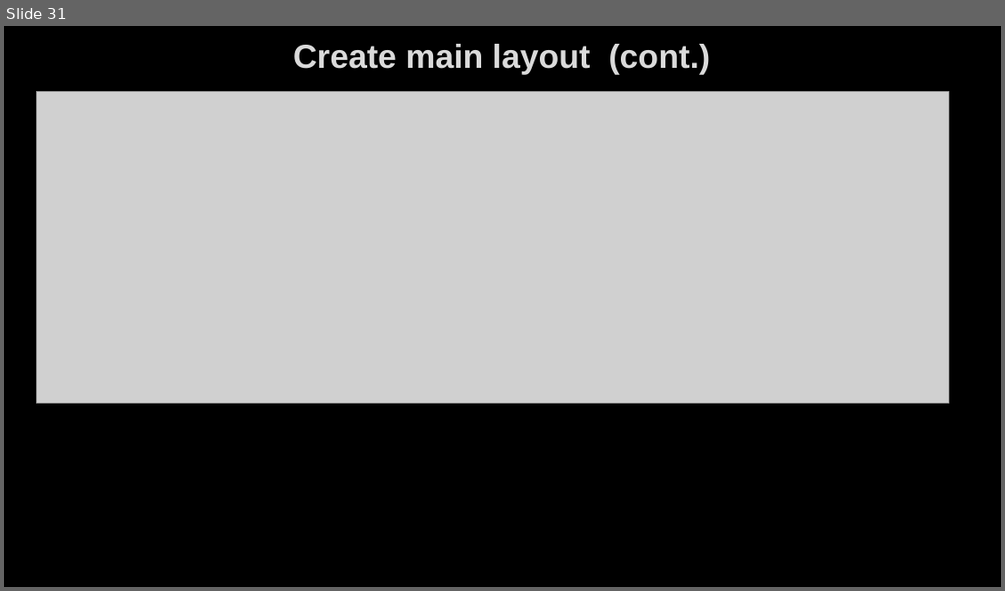
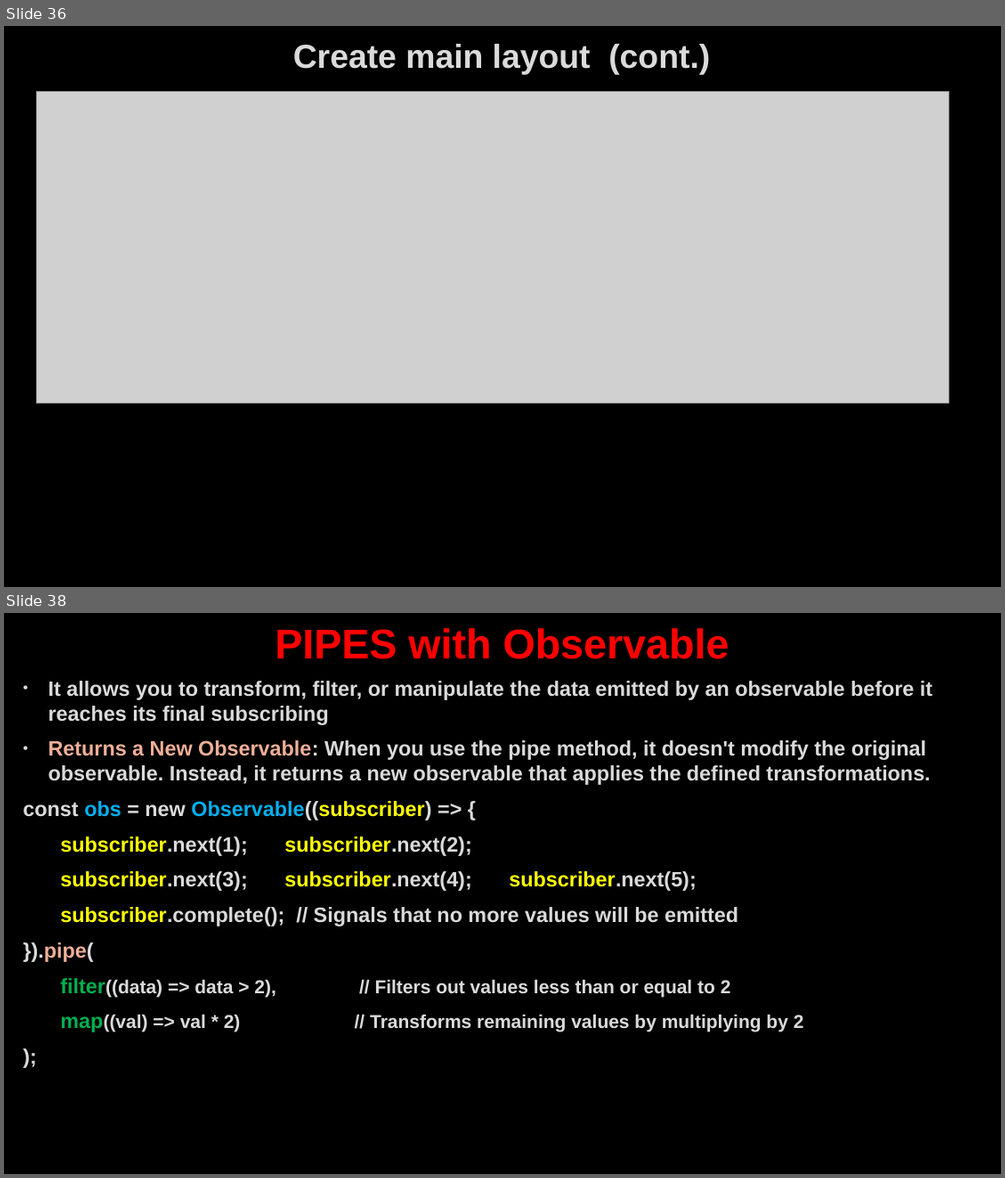
Before and after one commit to AhmedMohamedSamir1/Summary, a slide deck: Angular & type script/Angular.pptx. Shown one above the other, each under a label of ours: slide 31 before the commit, slides 36 and 38 after it; the slides between them are not shown. The pictures are 1005x591 and 1005x1178 pixels, drawn with LibreOffice and Linux fonts; fonts in the diff are those of the drawing; grey boxes stand for pictures; background and template pictures are left out. Boxes give left, top, right and bottom in pixels: in the first picture for what was removed or moved away, otherwise in the second. Text is boxed around its words. In the diff, an @@ line names an element or a change of style, - is before the commit and + after.

```diff
--- a/Angular & type script/Angular.pptx
+++ b/Angular & type script/Angular.pptx
@@ slide 38 added at (4,613,1001,1174), background picture (left out) @@
@@ title added at (275,628,729,659), 40 pt, text #FF0000, bold @@
+PIPES with Observable
@@ text added at (23,681,932,1032), 20 pt, text #DADADA, bold @@
+• It allows you to transform, filter, or manipulate the data emitted by an observable before it reaches its final subscribing
+• Returns a New Observable: When you use the pipe method, it doesn't modify the original observable. Instead, it returns a new observable that applies the defined transformations.
+const obs = new Observable((subscriber) => {
+subscriber.next(1); subscriber.next(2);
+subscriber.next(3); subscriber.next(4); subscriber.next(5);
+subscriber.complete(); // Signals that no more values will be emitted
+}).pipe(
+filter((data) => data > 2), // Filters out values less than or equal to 2
+map((val) => val * 2) // Transforms remaining values by multiplying by 2
+);
@@ what was slide 31 is now slide 36 @@
```
Also in this commit, not shown: 24 other slides added, 3 other files.
